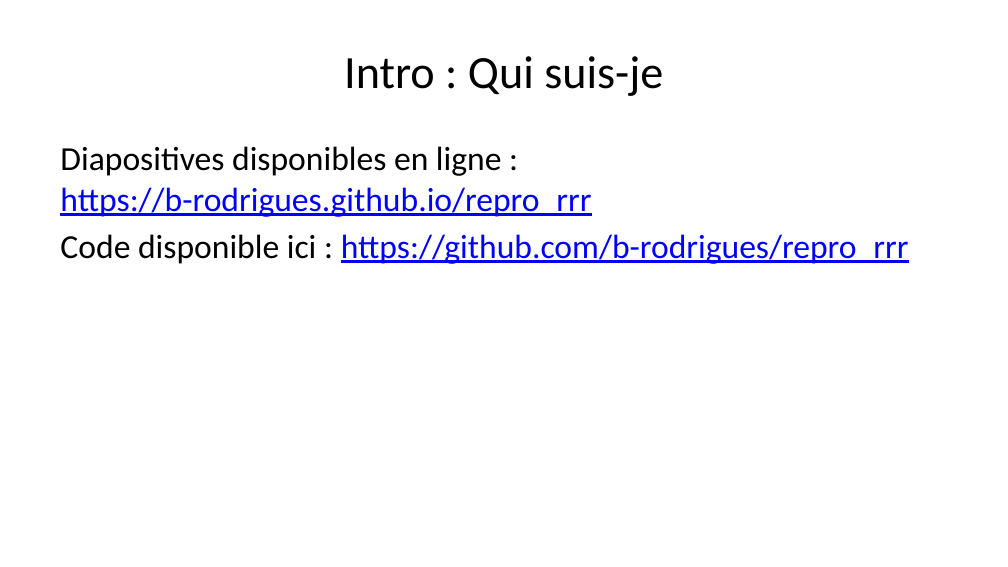
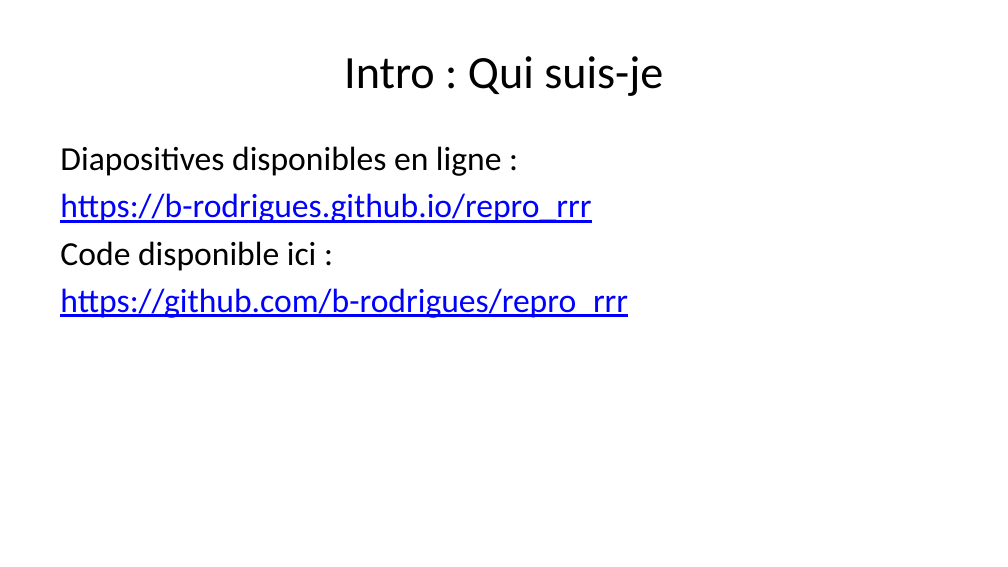
Before and after one commit to b-rodrigues/repro_rrr, a slide deck: slide 4 of docs/index.pptx. Drawn at 1008x567 pixels with LibreOffice and Linux fonts; fonts in the diff are those of the drawing. Boxes give left, top, right and bottom in pixels: in the first picture for what was removed or moved away, otherwise in the second. Text is boxed around its words. In the diff, an @@ line names an element or a change of style, - is before the commit and + after.

```diff
--- a/docs/index.pptx
+++ b/docs/index.pptx
@@ text at box(60, 146, 628, 318): text changed @@
-Diapositives disponibles en ligne : https://b-rodrigues.github.io/repro_rrr
-Code disponible ici : https://github.com/b-rodrigues/repro_rrr
+Diapositives disponibles en ligne :
+https://b-rodrigues.github.io/repro_rrr
+Code disponible ici :
+https://github.com/b-rodrigues/repro_rrr
```
Also in this commit, not shown: 11 other files.
